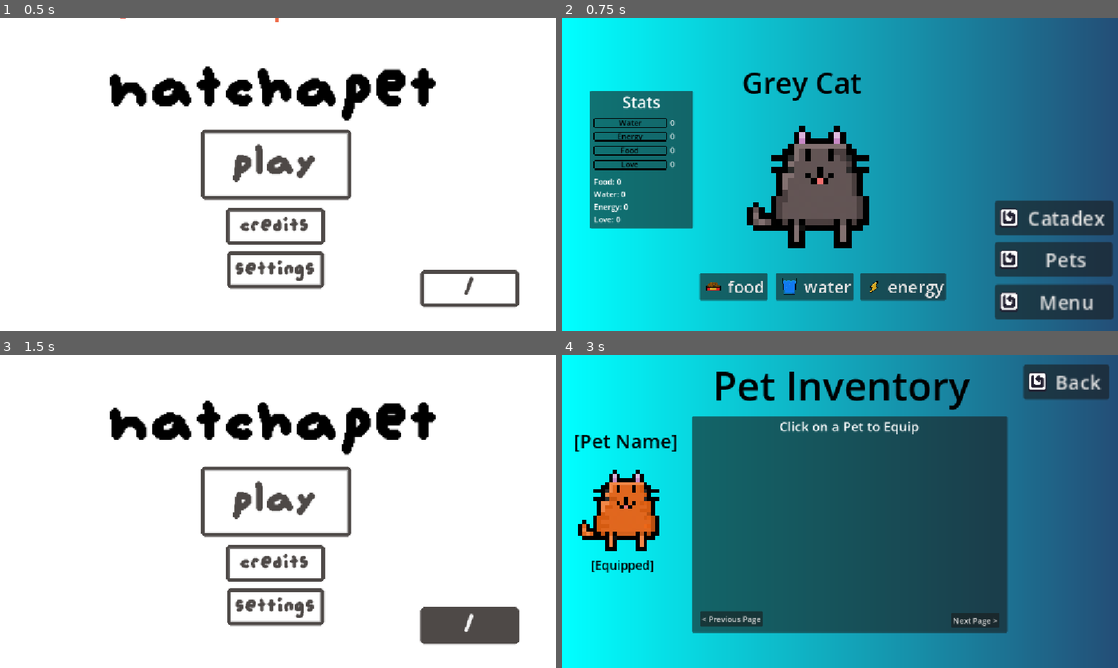
Above: before the commit, frames 1-4 (two rows, left to right).
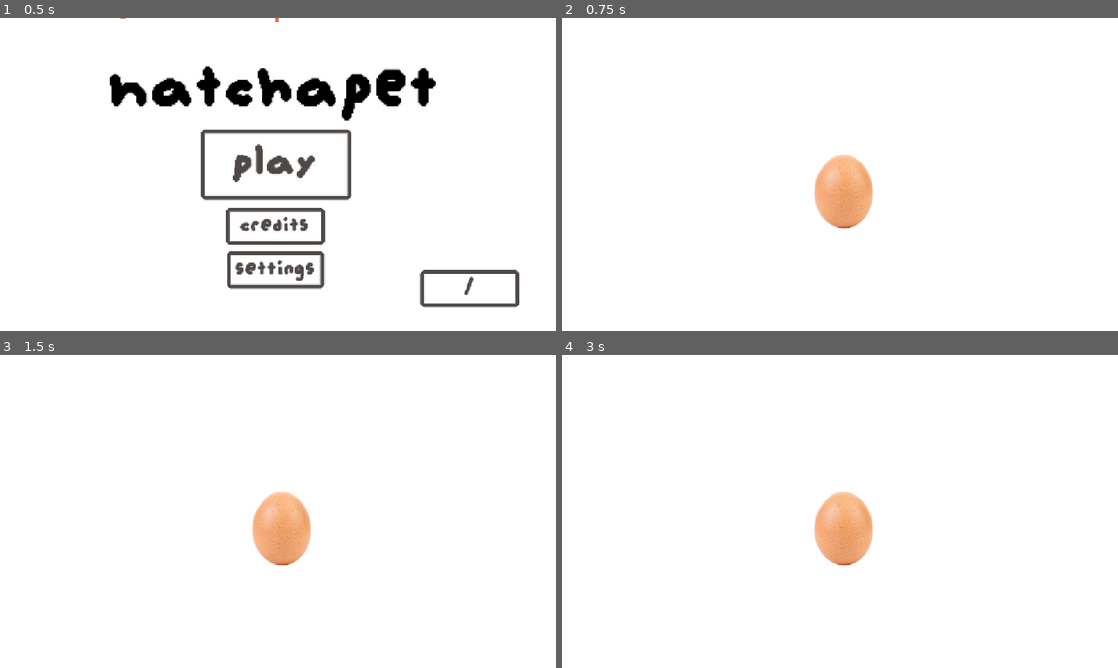
Above: after the commit, the same moments.

Repository: smallzdev/Tomagotchi-game
Game: Godot game, scene res://scenes/menus/main_menu.tscn
Two runs of this game, one before a commit and one after it. Both use one fixed random seed, a clock stepped at 60 frames per second and the inputs below.
Inputs (mouse positions are in pixels of both pictures, inside the frame that each line leads up to):
- Up to frame 1 (0.5 s): no input
- Up to frame 2 (0.75 s): click "play" at 0.5 s
- Up to frame 3 (1.5 s): click (494, 639) at 1.25 s, where only the run before the commit has a clickable "Menu"
- Up to frame 4 (3 s): click (840, 502) at 2 s, where only the run before the commit has a clickable "play"; click (1051, 596) at 2.75 s, where only the run before the commit has a clickable "Pets"

Frame 1 is identical in both runs. In frame 2, 100% of the frame differs, in the area x 0-100%, y 0-100%; in frame 3, 11%; in frame 4, 100%.

Commit message:
egg gacha logic done!
now time to actual implement stuff with the gacha......

Diff:
--- a/scenes/egg.tscn
+++ b/scenes/egg.tscn
@@ -27,4 +27,5 @@
 script = ExtResource("1_34461")
 
 [node name="eggsprite" type="AnimatedSprite2D" parent="." unique_id=177515424]
+unique_name_in_owner = true
 sprite_frames = SubResource("SpriteFrames_xrivr")
--- /dev/null
+++ b/scenes/gacha.tscn
@@ -0,0 +1,16 @@
+[gd_scene format=3 uid="uid://d4ewa7p8u6mj3"]
+
+[ext_resource type="PackedScene" uid="uid://j3no4jg45khj" path="res://scenes/egg.tscn" id="1_5ckdq"]
+
+[sub_resource type="CanvasTexture" id="CanvasTexture_7y0v6"]
+specular_color = Color(0.95686275, 0.95686275, 0.95686275, 1)
+
+[node name="gacha" type="Node2D" unique_id=1081423538]
+
+[node name="BackgroundTextureGradient" type="TextureRect" parent="." unique_id=1876431007]
+offset_right = 1157.0
+offset_bottom = 652.0
+texture = SubResource("CanvasTexture_7y0v6")
+
+[node name="egg" parent="." unique_id=781582821 instance=ExtResource("1_5ckdq")]
+position = Vector2(582, 349)
--- a/scripts/egg.gd
+++ b/scripts/egg.gd
@@ -1,20 +1,22 @@
 extends Node2D
 
+var collected = false
 var holdsec = 0
 #var randomint
 @onready var eggsprite = %eggsprite
 
 func _ready() -> void:
-	eggsprite.frame = 0
+	eggsprite.play("default")
 	randomize()
 	# generates random seed
 
 func _process(delta) -> void:
-	if Input.is_action_pressed("interact"):
+	if Input.is_action_pressed("interact") and not collected:
 		holdsec += delta
 		#delta is seconds measured with frames
 		#+=1 doesnt work: 60 fps holdsec increase 60 per second
 		if holdsec >= 5:
+			collected = true
 			eggsprite.play("cracked")
 			await get_tree().create_timer(2.0).timeout
 			var randomint = randi_range(1, 100)
@@ -22,3 +24,5 @@
 				print("2")
 			else:
 				print("1")
+	else:
+		holdsec=0
--- a/scripts/main_menu_buttons.gd
+++ b/scripts/main_menu_buttons.gd
@@ -1,6 +1,6 @@
 extends Button
 
-@onready var mainGameScene = preload("res://scenes/menus/main_game_scene.tscn")
+@onready var gacha = preload("res://scenes/gacha.tscn")
 # Called when the node enters the scene tree for the first time.
 func _ready() -> void:
 	var playButton = %playButton
@@ -11,7 +11,7 @@
 	settingsButton.pressed.connect(settings_button_pressed)
 
 func play_button_pressed():
-	get_tree().change_scene_to_packed(mainGameScene)
+	get_tree().change_scene_to_packed(gacha)
 
 func credits_button_pressed():
 	get_tree().change_scene_to_file("res://scenes/menus/credits.tscn")
